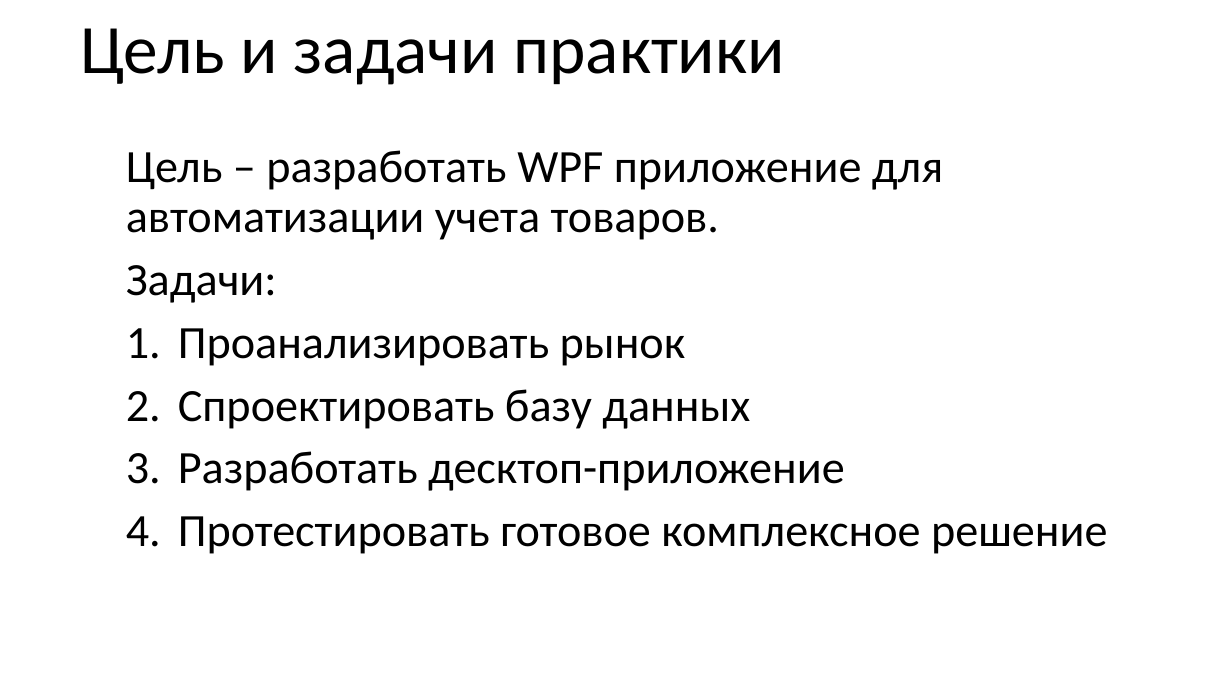
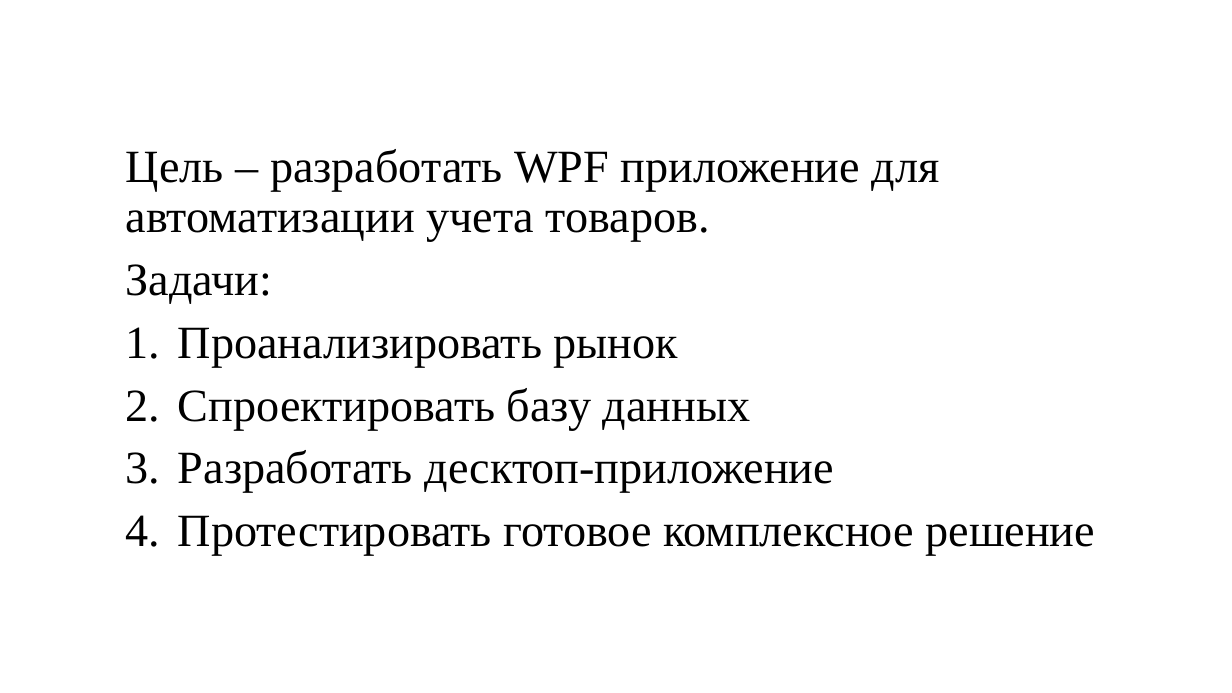
Before and after one commit to Stanis1av-M/Panel, a slide deck: slide 2 of Fff.pptx. Drawn at 1232x693 pixels with LibreOffice and Linux fonts; fonts in the diff are those of the drawing; background and template pictures are left out. Boxes give left, top, right and bottom in pixels: in the first picture for what was removed or moved away, otherwise in the second. Text is boxed around its words. In the diff, an @@ line names an element or a change of style, - is before the commit and + after.

```diff
--- a/Fff.pptx
+++ b/Fff.pptx
@@ title at box(80, 28, 784, 85): text changed; size 54 to 44 pt; font Calibri to Times New Roman; text colour #000000 to #FFFFFF @@
-Цель и задачи практики
+Цель и задачи
@@ text "Цель – разработать WPF приложение ..." at box(126, 149, 1095, 555): font Calibri to Times New Roman @@
```
Also in this commit, not shown: 10 other slides changed, 2 slides added.
